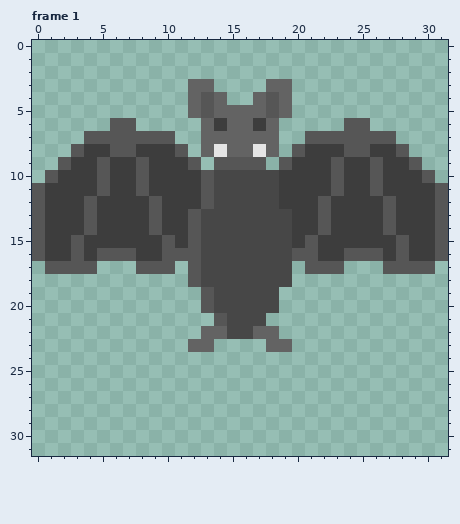
Two states of a pixel-art file, Roguelike TBS/Assets/Sprites/Aseprite Files/BatFlying.ase. Above is the file before it was changed.
32x32 pixels, 3 frames. Colours within 5 levels of each other are drawn and written as one. Shown: frame 1. The commit also changed other frames, which this record leaves out.
Once edited:
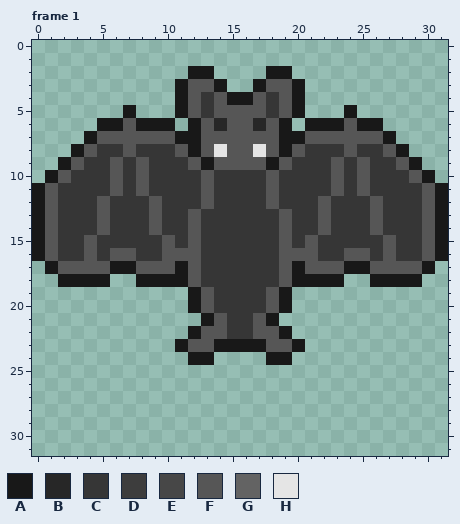
Palette (. is transparent): A #181818  B #272727  C #363636  D #3d3d3d  E #474747  F #565656  G #636363  H #e5e5e5
Changes in this commit:
Changed rows in their new state; - is an unchanged pixel.
Frame 1:
first column x 0:
 2 ------------AA----AA------------
 3 -----------AFFA--AFFA-----------
 4 -----------AFCFAAFCFA-----------
 5 -------A---AFCFFFFCFA---A-------
 6 -----AA-AAA-AFBFFBFA-AAA-AA-----
 7 ----A------AAFFFFFFAA------A----
 8 ---AFCC-CCC-AF-FF-FA-CCC-CCFA---
 9 --AFCCFC-CCC-A----A-CCC-CFCCFA--
10 -AFCCCFC-CCCC-CCCCFCCCC-CFCCCFA-
11 AFCCCCFC-CCCC-CCCCFCCCC-CFCCCCFA
12 AFCCCFCCC-CCC-CCCCFCCC-CCCFCCCFA
13 AFCCCFCCC-CC-CCCCCCFCC-CCCFCCCFA
14 AFCCCFCCC-CC-CCCCCCFCC-CCCFCCCFA
15 AFCCFCCCCC-C-CCCCCCFC-CCCCCFCCFA
16 AFCCFC--CC---CCCCCCF--CC--CFCCFA
17 -A---FAA---A-CCCCCCFA---AAF---A-
18 --AAAA--AAAA-CCCCCCFAAAA--AAAA--
19 ------------A-CCCCFA------------
20 ------------A-CCCCFA------------
21 -------------A-CCFA-------------
22 ------------AFFCCFFA------------
23 -----------AFFAAAAFFA-----------
24 ------------AA----AA------------
Boxes around the changes in both pictures, in picture pixels (x1, y1, x2, y2):
changed: (32, 66, 448, 365)
